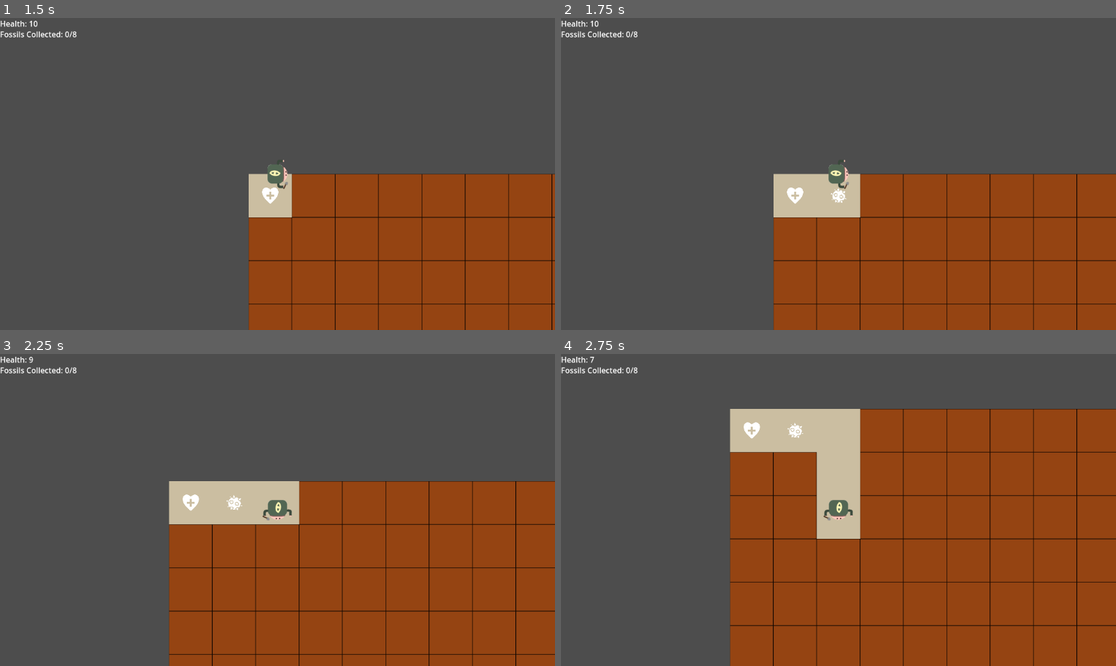
Above: before the commit, frames 1-4 (two rows, left to right).
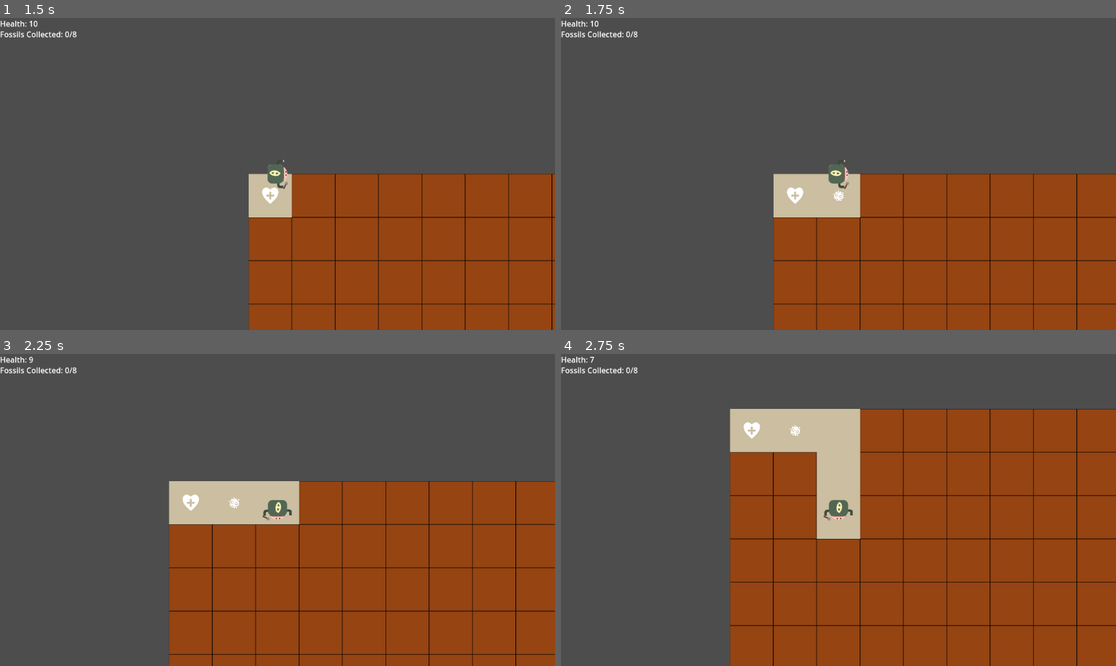
Above: after the commit, the same moments.

Repository: DonYall/Beneath-The-Earth
Game: Godot game, scene res://Scenes/GameScenes/MainMenu.tscn
Two runs of this game, one before a commit and one after it. Both use one fixed random seed, a clock stepped at 60 frames per second and the inputs below.
Inputs:
- Up to frame 1 (1.5 s): click "START" at 0.5 s; tap Enter at 1.25 s; hold Right (move_right) from 1.28 s (still down)
- Up to frame 2 (1.75 s): keep holding Right (move_right)
- Up to frame 3 (2.25 s): release Right (move_right) at 2.03 s; hold Down (move_down) from 2.03 s (still down)
- Up to frame 4 (2.75 s): keep holding Down (move_down)

Frame 1 is identical in both runs. In frame 2, less than 0.1% of the frame differs, in the area x 48-52%, y 54-60%; in frame 3, less than 0.1%; in frame 4, less than 0.1%, in the area x 40-44%, y 22-27%.

Commit message:
Enemies collide with walls

Diff:
--- a/Scenes/Enemy.tscn
+++ b/Scenes/Enemy.tscn
@@ -28,7 +28,7 @@
 
 [node name="Enemy" type="CharacterBody2D"]
 collision_layer = 5
-collision_mask = 14
+collision_mask = 30
 script = ExtResource("1_ibpj8")
 
 [node name="AnimatedSprite2D" type="AnimatedSprite2D" parent="."]
--- a/Scenes/Grid/grid_cell.tscn
+++ b/Scenes/Grid/grid_cell.tscn
@@ -1,10 +1,13 @@
-[gd_scene load_steps=4 format=3 uid="uid://c4ujanptka8hm"]
+[gd_scene load_steps=5 format=3 uid="uid://c4ujanptka8hm"]
 
 [ext_resource type="Script" path="res://Scenes/Grid/grid_cell.gd" id="1_eab1k"]
 [ext_resource type="Texture2D" uid="uid://bh5qloantkyrp" path="res://Assets/Textures/World/Dirt.png" id="2_8f6gt"]
 
 [sub_resource type="RectangleShape2D" id="RectangleShape2D_nikjf"]
 size = Vector2(120, 120)
+
+[sub_resource type="RectangleShape2D" id="RectangleShape2D_6f57c"]
+size = Vector2(59, 59)
 
 [node name="GridCell" type="Area2D"]
 collision_layer = 16
@@ -26,4 +29,13 @@
 scale = Vector2(0.765, 0.765)
 texture = ExtResource("2_8f6gt")
 
+[node name="StaticBody2D" type="StaticBody2D" parent="."]
+scale = Vector2(2, 2)
+collision_layer = 16
+collision_mask = 4
+
+[node name="CollisionShape2D" type="CollisionShape2D" parent="StaticBody2D"]
+position = Vector2(30, 30)
+shape = SubResource("RectangleShape2D_6f57c")
+
 [connection signal="area_entered" from="." to="." method="_on_area_entered"]
--- a/Scenes/Items/Spike.tscn
+++ b/Scenes/Items/Spike.tscn
@@ -7,6 +7,7 @@
 radius = 28.0179
 
 [node name="Item" type="Area2D"]
+scale = Vector2(0.75, 0.75)
 script = ExtResource("2_nb0dv")
 
 [node name="Sprite2D" type="Sprite2D" parent="."]
--- a/Scripts/Items/EnemySpawner.gd
+++ b/Scripts/Items/EnemySpawner.gd
@@ -28,9 +28,6 @@
 
 	get_tree().get_root().add_child(enemy)
 
-	print("Self: " + str(position))
-	print("Enemy: " + str(enemy.position))
-
 	pass # Replace with function body.
 
 func set_player(player):
